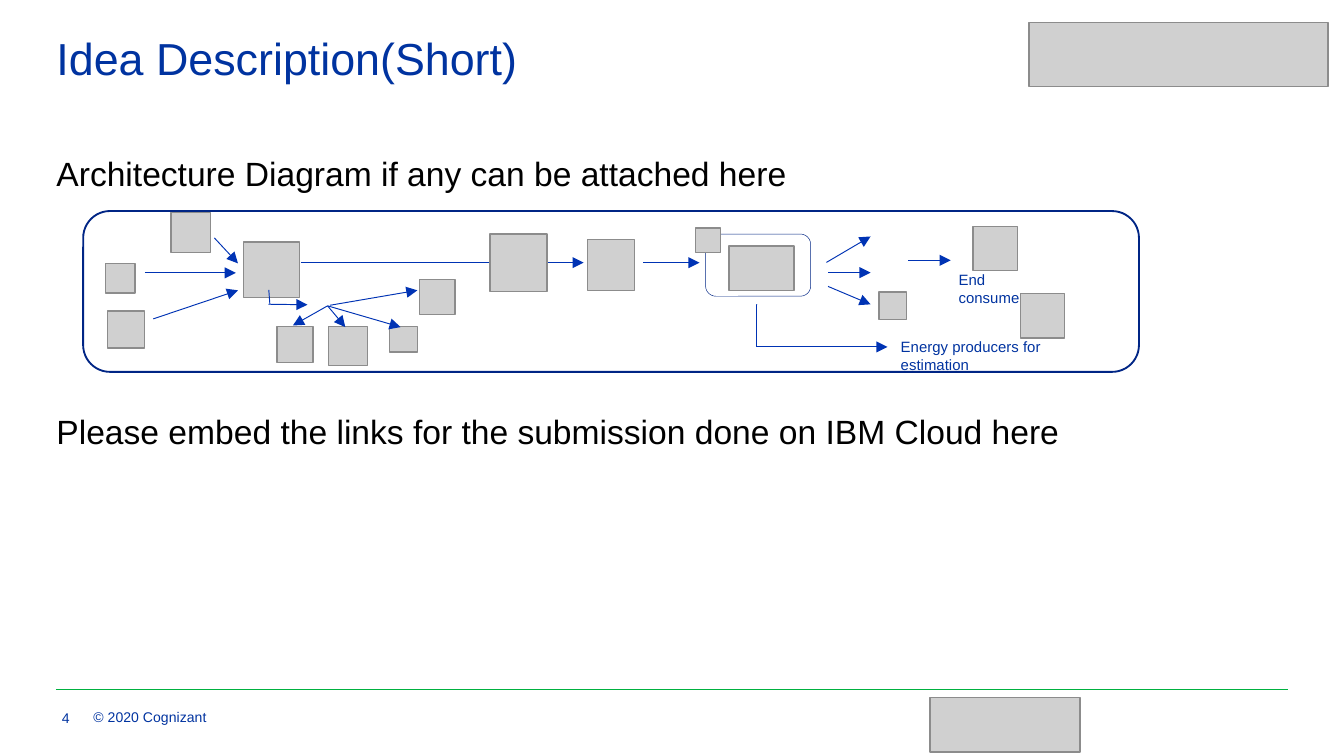
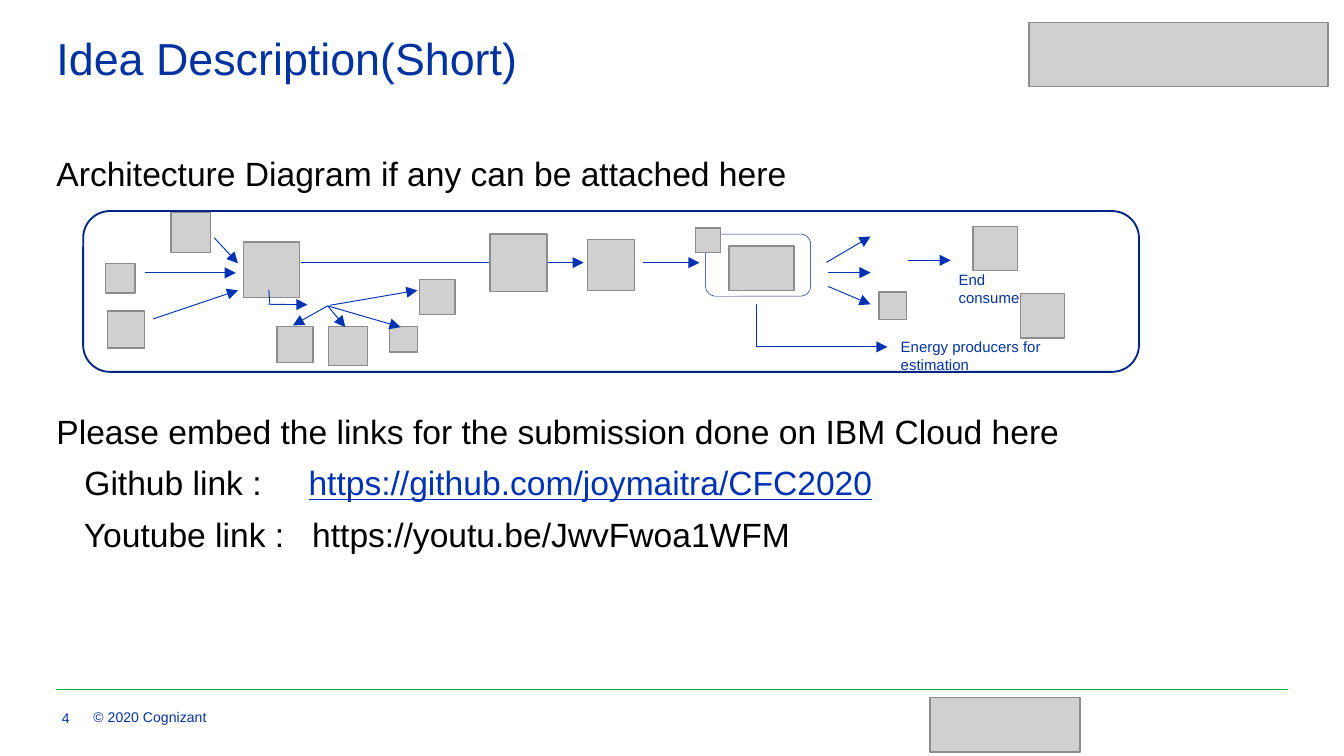
Before and after one commit to joymaitra/CFC2020, a slide deck: slide 4 of roadmap.pptx. Drawn at 1344x756 pixels with LibreOffice and Linux fonts; fonts in the diff are those of the drawing; grey boxes stand for pictures; background and template pictures are left out. Boxes give left, top, right and bottom in pixels: in the first picture for what was removed or moved away, otherwise in the second. Text is boxed around its words. In the diff, an @@ line names an element or a change of style, - is before the commit and + after.

```diff
--- a/roadmap.pptx
+++ b/roadmap.pptx
@@ text at (84,470,873,553): paragraphs added @@
+Github link : https://github.com/joymaitra/CFC2020
+Youtube link : https://youtu.be/JwvFwoa1WFM
```
